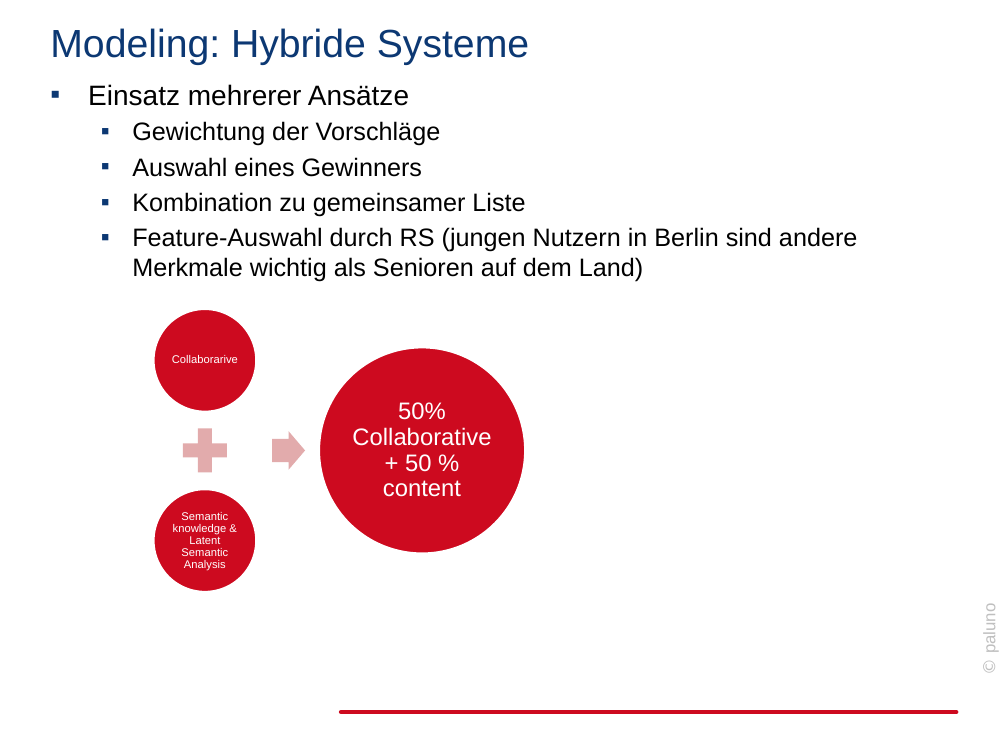
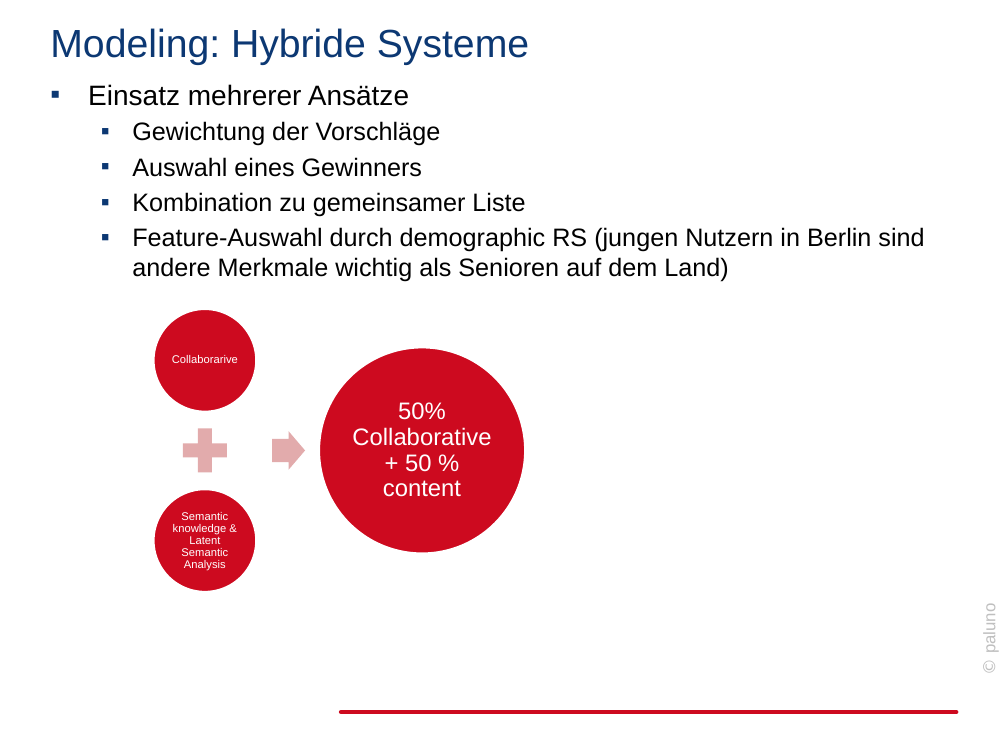
Before and after one commit to jabuettner/citavi, a slide deck: slide 17 of Diss (repo)/Recommender.pptx. Drawn at 1008x756 pixels with LibreOffice and Linux fonts; fonts in the diff are those of the drawing; background and template pictures are left out. Boxes give left, top, right and bottom in pixels: in the first picture for what was removed or moved away, otherwise in the second. Text is boxed around its words. In the diff, an @@ line names an element or a change of style, - is before the commit and + after.

```diff
--- a/Diss (repo)/Recommender.pptx
+++ b/Diss (repo)/Recommender.pptx
@@ text at <box>132,227,924,282</box>: text changed @@
-  ▪ Feature-Auswahl durch RS (jungen Nutzern in Berlin sind andere Merkmale wichtig als Senioren auf dem Land)
+  ▪ Feature-Auswahl durch demographic RS (jungen Nutzern in Berlin sind andere Merkmale wichtig als Senioren auf dem Land)
```
Also in this commit, not shown: 12 other slides changed, 5 slides added, 1 slide removed.
